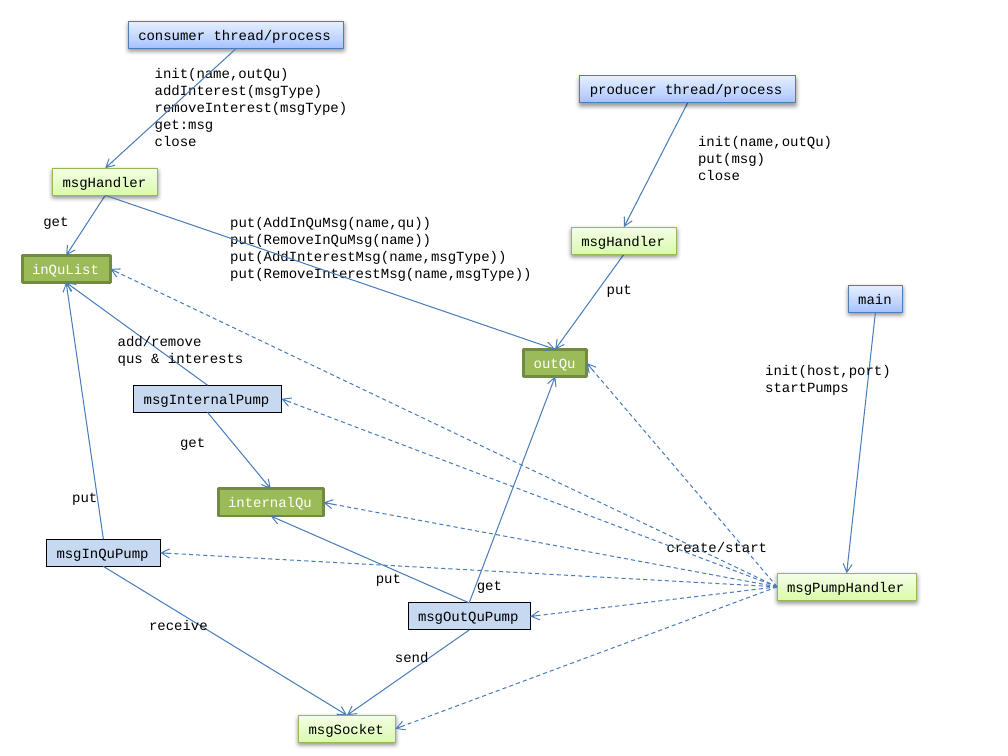
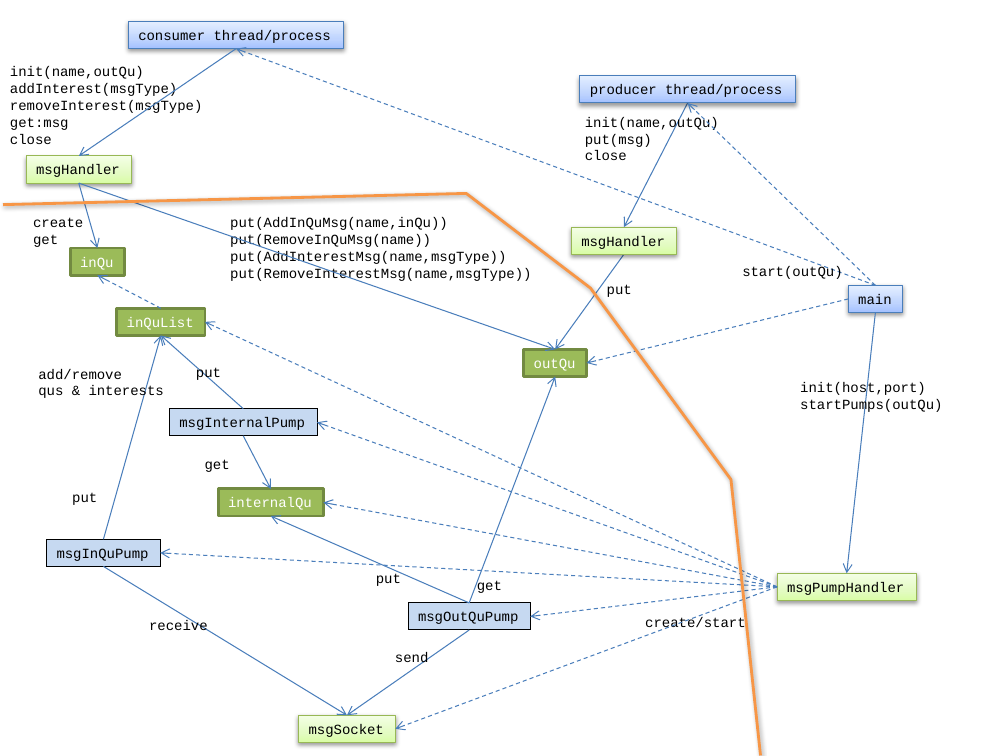
Before and after one commit to mlozborne/motin, a slide deck: slide 5 of Scripting/ScriptingDocumenation/DesignDiagrams.pptx. Drawn at 1008x756 pixels with LibreOffice and Linux fonts; fonts in the diff are those of the drawing. Boxes give left, top, right and bottom in pixels: in the first picture for what was removed or moved away, otherwise in the second. Text is boxed around its words. In the diff, an @@ line names an element or a change of style, - is before the commit and + after.

```diff
--- a/Scripting/ScriptingDocumenation/DesignDiagrams.pptx
+++ b/Scripting/ScriptingDocumenation/DesignDiagrams.pptx
@@ text "init(name,outQu)": place and size @@
-text "init(name,outQu)" at box(155, 68, 348, 146)
+text "init(name,outQu)" at box(10, 66, 203, 144)
@@ arrow moved from (236, 48) - (105, 168) to (236, 48) - (79, 156) @@
@@ arrow added from (876, 285) to (236, 48), #4B7EBC 0.75 pt dashed @@
@@ text "init(name,outQu)": place and size @@
-text "init(name,outQu)" at box(698, 136, 832, 180)
+text "init(name,outQu)" at box(585, 117, 719, 160)
@@ arrow added from (876, 285) to (687, 103), #4B7EBC 0.75 pt dashed @@
@@ rectangle "msgHandler": place and size @@
-rectangle "msgHandler" at box(52, 168, 157, 196)
+rectangle "msgHandler" at box(26, 156, 131, 183)
@@ freeform shape added at box(3, 194, 761, 756), outline #F79646 2 pt @@
@@ text "create": place and size @@
-text "create" at box(43, 216, 68, 229)
+text "create" at box(33, 217, 83, 247)
@@ arrow moved from (105, 196) - (555, 350) to (79, 183) - (555, 350) @@
@@ arrow moved from (105, 196) - (67, 255) to (79, 183) - (98, 248) @@
@@ text at box(33, 217, 83, 227): paragraph added @@
+create
@@ text at box(230, 217, 448, 230): text changed @@
-put(AddInQuMsg(name,qu))
+put(AddInQuMsg(name,inQu))
@@ rectangle added at box(71, 248, 125, 275), fill #9BBB59, outline #738A42 2 pt, 10 pt, text #FFFFFF @@
+inQu
@@ text added at box(742, 266, 842, 279), 10 pt, text #000000 @@
+start(outQu)
@@ arrow added from (161, 308) to (98, 275), #4B7EBC 0.75 pt dashed @@
@@ arrow moved from (777, 587) - (587, 363) to (849, 299) - (587, 363) @@
@@ rectangle "inQuList": place and size @@
-rectangle "inQuList" at box(22, 255, 111, 282)
+rectangle "inQuList" at box(117, 308, 206, 336)
@@ arrow moved from (777, 587) - (110, 269) to (777, 587) - (205, 322) @@
@@ arrow moved from (104, 539) - (67, 282) to (104, 539) - (161, 336) @@
@@ arrow moved from (208, 385) - (67, 282) to (243, 408) - (161, 336) @@
@@ text "add/remove": place and size @@
-text "add/remove" at box(118, 336, 243, 368)
+text "add/remove" at box(38, 369, 164, 400)
@@ text added at box(196, 366, 221, 381), 10 pt, text #000000 @@
+put
@@ text "init(host,port)": place and size @@
-text "init(host,port)" at box(765, 365, 891, 395)
+text "init(host,port)" at box(800, 382, 942, 414)
@@ rectangle "msgInternalPump": place and size @@
-rectangle "msgInternalPump" at box(134, 385, 281, 412)
+rectangle "msgInternalPump" at box(169, 408, 317, 435)
@@ text at box(800, 399, 942, 414): text changed @@
-startPumps
+startPumps(outQu)
@@ arrow moved from (208, 412) - (271, 489) to (243, 435) - (271, 489) @@
@@ arrow moved from (777, 587) - (281, 399) to (777, 587) - (318, 422) @@
@@ text "get": place and size @@
-text "get" at box(180, 438, 205, 450)
+text "get" at box(205, 459, 230, 472)
@@ text "create/start": place and size @@
-text "create/start" at box(667, 542, 767, 557)
+text "create/start" at box(645, 617, 745, 632)
```
Also in this commit, not shown: 1 slide added.
